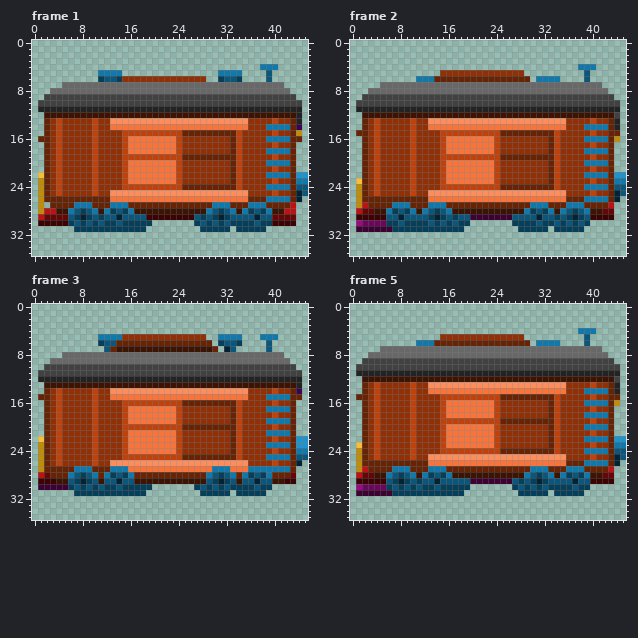
Two versions of one pixel-art file, aseprite/Train/train_cars.aseprite. The picture above is the old version.
46x36 pixels, 6 frames. Shown: frame 1, frame 2, frame 3, frame 5.
After:
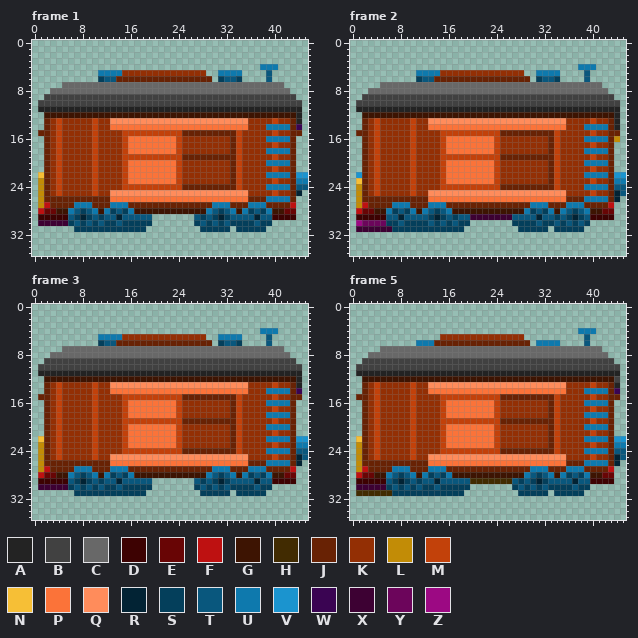
Palette (. is transparent): A #232323  B #414141  C #686868  D #3d0202  E #680505  F #be1111  G #3d1402  H #412b01  J #682204  K #932f04  L #c28c06  M #c2410a  N #f6bf36  P #fb7339  Q #ff8c5b  R #022334  S #043f5b  T #09577d  U #0e79ad  V #1b94cf  W #3a0452  X #3d0133  Y #6c055b  Z #9c0983
Author's note on the commit: Adding/Sorting Train Cars, Animation
Changes in this commit:
layer "Coal Car/Car" now hidden
layer "Passenger Car/Car" now hidden
layer "Luxury Car/Car" now hidden
layer "Luxury Car/Wheels" now hidden
layer "Caboose/Car" now hidden
layer "Caboose/Wheels" now hidden
layer "Freight Car/Car" now hidden
layer "Flattened" added
layer "Flattened #2" added
layer "Flattened #3" added
layer "Flattened #4" added
layer "Flattened #5" added
Changed rows in their new state; - is an unchanged pixel.
Frame 1:
first column x 14:
 5 -KKKKKKKKKKKKKK-
 6 JJJJJJJJJJJJJJJJ
first column x 1:
15 J------------------------------------------J
16 .------------------------------------------.
first column x 1:
25 --------------------------------------------.
26 -------------------------------------------.-
27 -F-------------------------------------------
28 FEE--------------------------------------EE--
29 DDDDD-------------T.......-------------DDDD--
30 XXXXX----------------------------------....--
Frame 2, layer "Flattened #2":
first column x 11:
 5 UUUU----------------UUUU
 6 STT-----------------STTS
first column x 44:
12 A
first column x 1:
22 V
Frame 3:
first column x 1:
 4 -------------------------------------UUU-----
 5 -------------------------------------.T.-----
 7 ----CCCCCCCCCCCCCCCCCCCCCCCCCCCCCCCCCCCCC----
 8 --CC-------------------------------------C---
 9 -BBBBBBBBBBBBBBBBBBBBBBBBBBBBBBBBBBBBBBBBBB--
10 B------------------------------------------B-
11 AAAAAAAAAAAAAAAAAAAAAAAAAAAAAAAAAAAAAAAAAAAA-
12 .GGGGGGGGGGGGGGGGGGGGGGGGGGGGGGGGGGGGGGGGGG--
13 -JKMKKKKKMKKQQQQQQQQQQQQQQQQQQQQQQQKKKKMKKJ--
14 ------------PPPPPPPPPPPPPPPPPPPPPPP---UUUU---
15 ------------KKMMMMMMMMMMJJJJJJJJJMK---KMKK---
16 ---------------PPPPPPPP-KKKKKKKK------UUUU---
17 --------------------------------------KMKK---
18 --------------------------------------UUUU---
19 ---------------MMMMMMMM-JJJJJJJJ------KMKK---
20 ---------------PPPPPPPP-KKKKKKKK------UUUU---
21 --------------------------------------KMKK---
22 --------------------------------------UUUU---
23 --------------------------------------KMKK-UU
24 ---------------MMMMMMMM-JJJJJJJJ------UUUU-TT
25 ------------QQQQQQQQQQQQQQQQQQQQQQQ---KMKK-R-
26 --JJJJJJJJJJPPPPPPPPPPPPPPPPPPPPPPPJJJUUUU---
27 -F-------------JJJJJJJJJJJJJJ---JJJ---JJJJF--
28 --EGG-----G-----GGGGGGGGGGGG-----G-----GGE---
29 ---DD-----S-----TTT.......TS-----T-----DD----
Frame 5:
first column x 44:
14 W
16 .
first column x 1:
22 N
23 L
first column x 1:
29 -------------------HHHHHHH
30 XXXXX---------------------
31 HHHHHH--------------------
